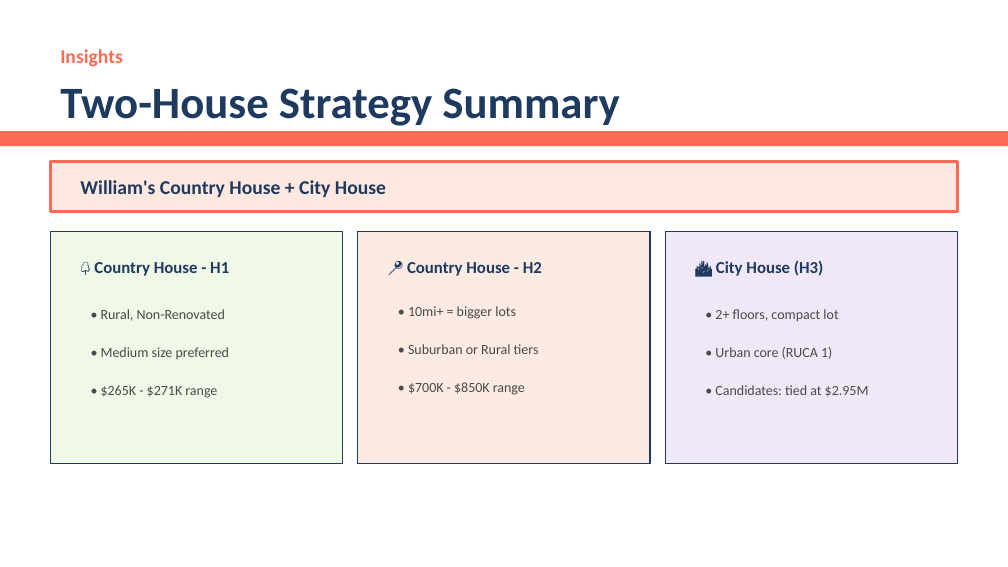
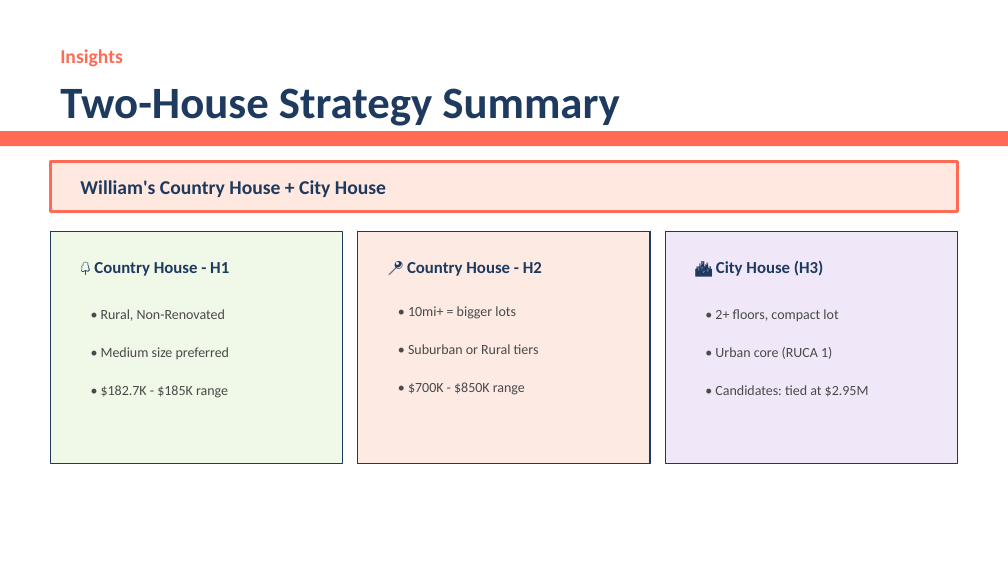
Before and after one commit to MohammadBajbouj/mohammad-ds-project-template, a slide deck: slide 21 of work_and_report/presentations/William_Rodriguez_Offers_NeueFische_Style_2.pptx. Drawn at 1008x567 pixels with LibreOffice and Linux fonts; fonts in the diff are those of the drawing. Boxes give left, top, right and bottom in pixels: in the first picture for what was removed or moved away, otherwise in the second. Text is boxed around its words. In the diff, an @@ line names an element or a change of style, - is before the commit and + after.

```diff
--- a/work_and_report/presentations/William_Rodriguez_Offers_NeueFische_Style_2.pptx
+++ b/work_and_report/presentations/William_Rodriguez_Offers_NeueFische_Style_2.pptx
@@ text at box(101, 385, 228, 398): text changed @@
-• $265K - $271K range
+• $182.7K - $185K range
```
Also in this commit, not shown: 3 other slides changed, 5 other files.
